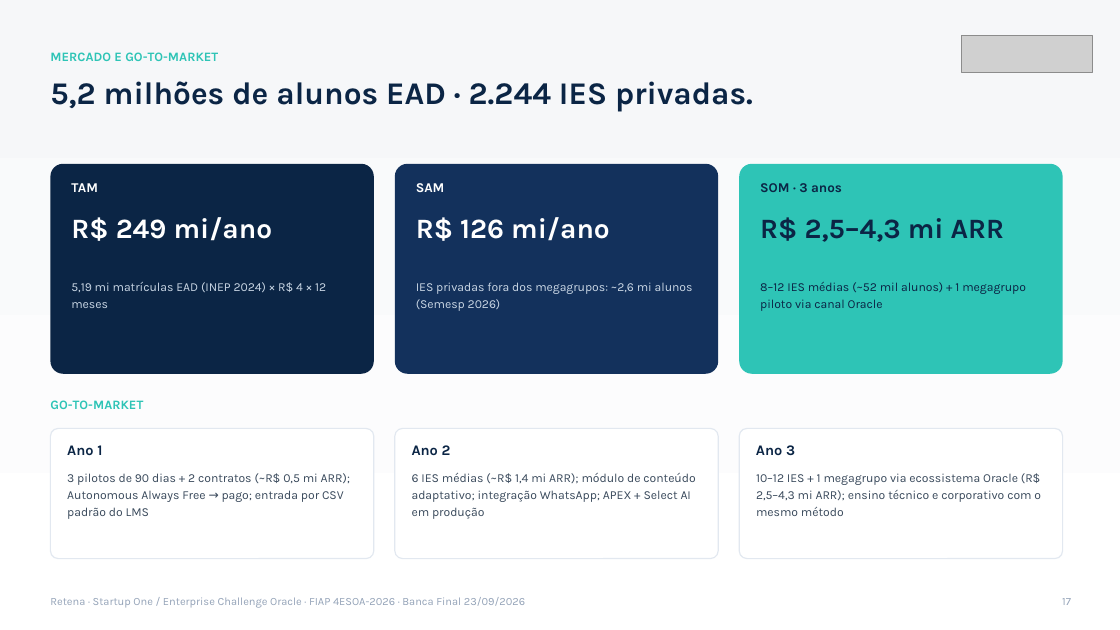
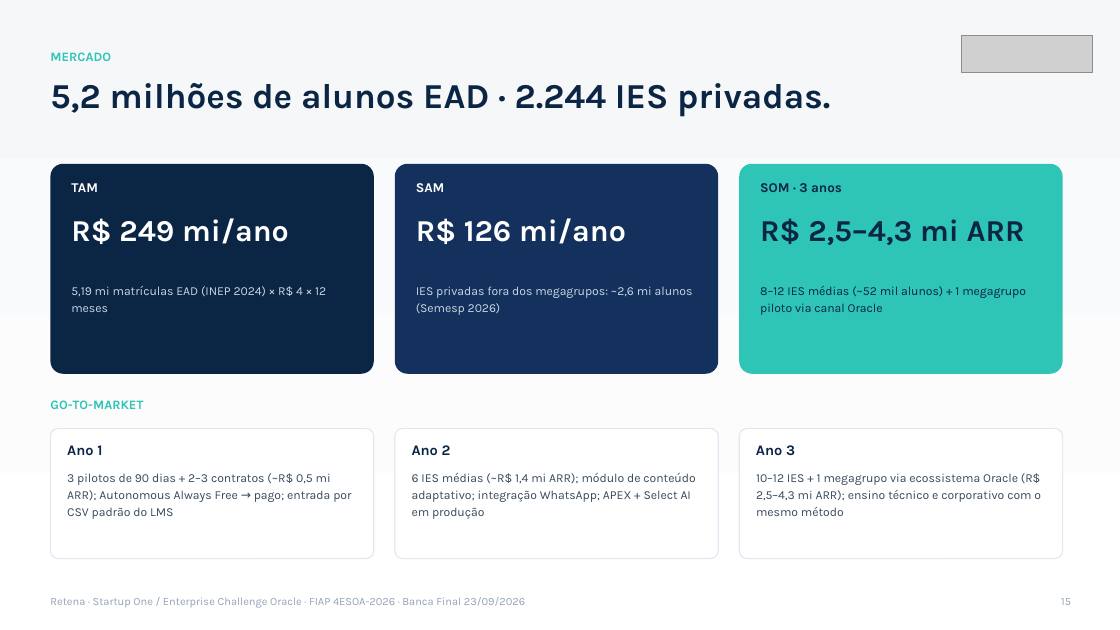
Before and after one commit to LucasHenklain/retena, a slide deck: slide 15 of 09_Kit_Banca_Final/Retena_Banca_Final.pptx (slide 17 before the commit). Drawn at 1120x630 pixels with LibreOffice and Linux fonts; fonts in the diff are those of the drawing; grey boxes stand for pictures. Boxes give left, top, right and bottom in pixels: in the first picture for what was removed or moved away, otherwise in the second. Text is boxed around its words. In the diff, an @@ line names an element or a change of style, - is before the commit and + after.

```diff
--- a/09_Kit_Banca_Final/Retena_Banca_Final.pptx
+++ b/09_Kit_Banca_Final/Retena_Banca_Final.pptx
@@ text at [50,52,111,61]: text changed @@
-MERCADO E GO-TO-MARKET
+MERCADO
@@ text "5,2 milhões de alunos EAD ..." at [50,83,830,117]: size 27 to 30 pt @@
@@ size 24 to 26 pt in 3 elements at [71,218,289,244], [416,218,626,244], [760,218,1025,245] @@
@@ 3 texts: place and size @@
-3 texts at [71,282,1026,311]
+3 texts at [71,286,1026,315]
@@ text at [67,473,351,519]: text changed @@
-3 pilotos de 90 dias + 2 contratos (~R$ 0,5 mi ARR); Autonomous Always Free → pago; entrada por CSV padrão do LMS
+3 pilotos de 90 dias + 2–3 contratos (~R$ 0,5 mi ARR); Autonomous Always Free → pago; entrada por CSV padrão do LMS
@@ text at [1061,598,1071,605]: text changed @@
-17
+15
```
Also in this commit, not shown: 26 other slides changed, 7 slides added, 2 slides removed, 19 other files.
